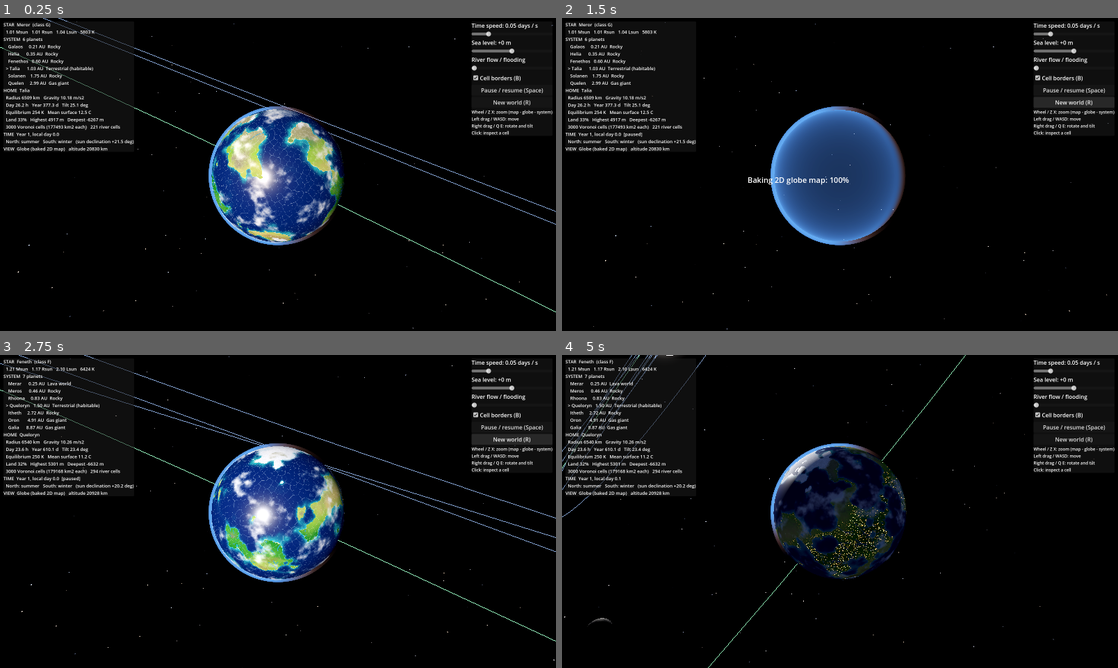
Above: before the commit, frames 1-4 (two rows, left to right).
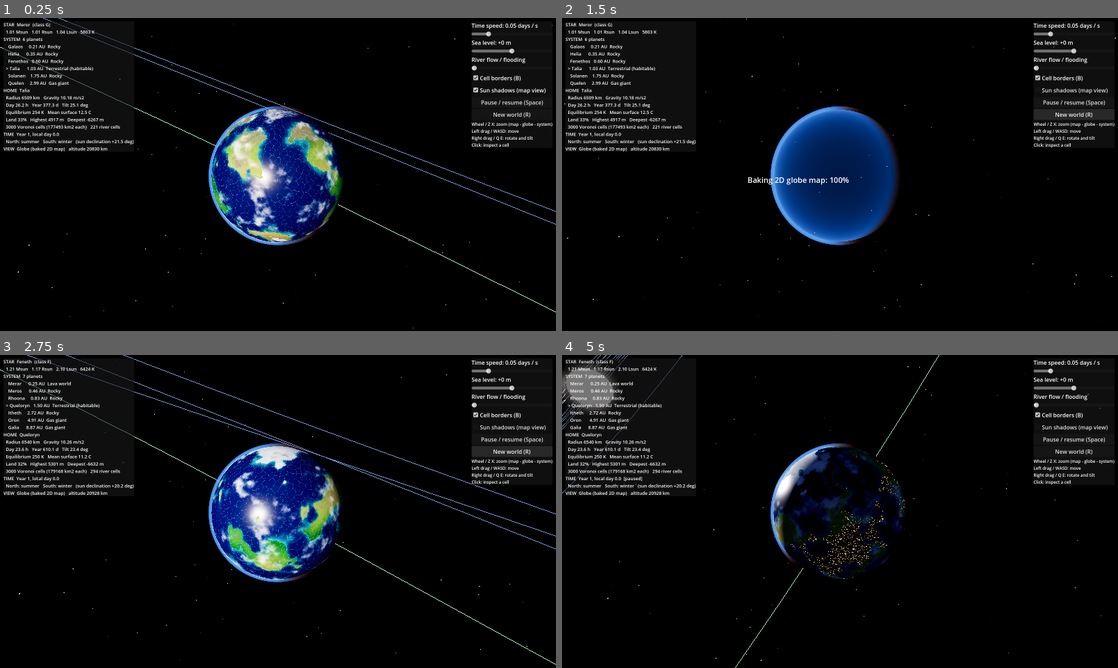
Above: after the commit, the same moments.

Repository: Sepiolina/Consensus_3D_MapIdea
Game: Godot game, scene res://main.tscn
The game is run twice, just before and just after one commit, with the same random seed, the same clock (stepped at 60 frames per second) and the same inputs.
Inputs (mouse positions are in pixels of both pictures, inside the frame that each line leads up to):
- Up to frame 1 (0.25 s): no input
- Up to frame 2 (1.5 s): click (1073, 89) at 0.5 s, where only the run after the commit has a clickable "Sun shadows (map view)"; click "New world (R)" at 1.25 s
- Up to frame 3 (2.75 s): click "New world (R)" at 2 s
- Up to frame 4 (5 s): tap Enter at 2.75 s; move the mouse to (962, 495) at 2.77 s; hold D 2.78-3.5 s; tap B at 2.85 s; click (962, 495) at 2.92 s; tap Space at 3.02 s; drag from (728, 527) to (812, 574) at 3.52 s; move the mouse to (895, 442) at 4.27 s; hold D from 4.28 s (still down); hold Q from 4.28 s (still down)

The runs differ from the first frame. In frame 1, 5.9% of the frame differs, in the area x 3-100%, y 1-100%; in frame 2, 9.0%, in the area x 0-100%, y 0-100%; in frame 3, 9.0%; in frame 4, 7.1%.

Commit message:
Terrace the terrain into flat levels; add houses, shadows and richer shading
Heights snap to plateaus every 300 m joined by short cliffs (mountains keep
their shape), with a relief curve that exaggerates lowlands so the levels
read clearly. Adds gabled-house towns, cliff strata, surf and fresnel on
water, aerial haze, sun shadows in the map view and tone-mapping tweaks.

Co-Authored-By: Claude Fable 5.2 <noreply@anthropic.com>
Claude-Session: https://claude.ai/code/session_017pKvAiD68wqopUCP3s5LFh

Diff:
--- a/scripts/main.gd
+++ b/scripts/main.gd
@@ -43,6 +43,7 @@
 var sea_level := 0.0
 var flood := 0.0
 var borders_on := true
+var shadows_on := true
 var season := 0.0
 var _prev_season := 0.0
 var _season_rising := true
@@ -93,9 +94,18 @@
 	env.sky = sky
 	env.ambient_light_source = Environment.AMBIENT_SOURCE_COLOR
 	env.ambient_light_color = Color(0.35, 0.42, 0.6)
-	env.ambient_light_energy = 0.22
-	env.tonemap_mode = Environment.TONE_MAPPER_FILMIC
+	env.ambient_light_energy = 0.3
+	env.tonemap_mode = Environment.TONE_MAPPER_ACES
+	env.tonemap_white = 6.0
 	env.glow_enabled = true
+	env.glow_intensity = 0.6
+	env.glow_bloom = 0.05
+	env.ssao_enabled = true # Forward+ only; ignored by the other renderers
+	env.ssao_radius = 0.6
+	env.ssao_intensity = 1.5
+	env.adjustment_enabled = true
+	env.adjustment_saturation = 1.12
+	env.adjustment_contrast = 1.05
 	var we := WorldEnvironment.new()
 	we.environment = env
 	add_child(we)
@@ -107,8 +117,12 @@
 	cam.make_current()
 
 	sun_light = DirectionalLight3D.new()
-	sun_light.light_energy = 1.5
-	sun_light.shadow_enabled = false
+	sun_light.light_energy = 1.6
+	sun_light.shadow_enabled = false # switched on in the close-up map view
+	sun_light.directional_shadow_mode = DirectionalLight3D.SHADOW_PARALLEL_4_SPLITS
+	sun_light.directional_shadow_blend_splits = true
+	sun_light.shadow_bias = 0.04
+	sun_light.shadow_normal_bias = 1.2
 	add_child(sun_light)
 
 	var atm := MeshInstance3D.new()
@@ -178,6 +192,12 @@
 	cb.focus_mode = Control.FOCUS_NONE
 	cb.toggled.connect(_on_borders)
 	box.add_child(cb)
+	var sb := CheckBox.new()
+	sb.text = "Sun shadows (map view)"
+	sb.button_pressed = true
+	sb.focus_mode = Control.FOCUS_NONE
+	sb.toggled.connect(_on_shadows)
+	box.add_child(sb)
 	var pause_btn := Button.new()
 	pause_btn.text = "Pause / resume (Space)"
 	pause_btn.focus_mode = Control.FOCUS_NONE
@@ -208,6 +228,10 @@
 
 func _on_borders(on: bool) -> void:
 	borders_on = on
+
+
+func _on_shadows(on: bool) -> void:
+	shadows_on = on
 
 
 func _on_pause() -> void:
@@ -528,6 +552,7 @@
 	view.set_shared("sea_level", sea_level)
 	view.set_shared("season", season)
 	view.set_shared("sun_dir_local", sun_local)
+	view.set_shared("sun_dir_world", sun_dir)
 	view.set_shared("wall_time", wall_time)
 	view.set_shared("flood", flood)
 	view.set_shared("border_strength", (1.0 if borders_on else 0.0))
@@ -562,6 +587,9 @@
 	cam.look_at_from_position(cam_pos, target, cam_up)
 
 	view.update_view(focus_local, cam_pos.length() - R, detail, 6)
+	# Terraces, trees and houses cast sun shadows once the 3D relief is up.
+	sun_light.shadow_enabled = shadows_on and detail > 0.5
+	sun_light.directional_shadow_max_distance = clampf(alt * 4.0, 40.0, 300.0)
 
 	# The glow quad faces the camera and never shrinks below a few pixels.
 	var star_dist := (star_pos - cam_pos).length()
--- a/scripts/planet_view.gd
+++ b/scripts/planet_view.gd
@@ -9,11 +9,13 @@
 const WorldGen = preload("res://scripts/world_gen.gd")
 
 const R := 100.0
-const HEIGHT_SCALE := 0.0004 # keep in sync with common.gdshaderinc
+const RELIEF_MAX := 3.6    # keep in sync with common.gdshaderinc
+const RELIEF_H0 := 2500.0
 const SEA_FLOOR := 1.0
-const SUB := 4               # subdivisions of each fan triangle
+const SUB := 6               # subdivisions of each fan triangle
 const BORDER_W := 0.035
 const MAX_TREES := 70
+const MAX_HOUSES := 26
 
 var world: WorldGen
 var detail := 0.0
@@ -27,6 +29,7 @@
 var border_mat: ShaderMaterial
 var select_mat: ShaderMaterial
 var tree_mat: ShaderMaterial
+var house_mat: ShaderMaterial
 var cloud_mat: ShaderMaterial
 
 var globe: MeshInstance3D
@@ -34,6 +37,7 @@
 var cells_root: Node3D
 var selection: MeshInstance3D
 var tree_mesh: CylinderMesh
+var house_mesh: BoxMesh
 
 var loaded := {}       # cell index -> MeshInstance3D
 var queue: Array = []  # cell indices waiting to be built, nearest first
@@ -58,6 +62,7 @@
 	border_mat = _new_mat("res://shaders/border.gdshader")
 	select_mat = _new_mat("res://shaders/border.gdshader")
 	tree_mat = _new_mat("res://shaders/tree.gdshader")
+	house_mat = _new_mat("res://shaders/house.gdshader")
 	cloud_mat = _new_mat("res://shaders/clouds.gdshader")
 	globe_mat.set_shader_parameter("data_tex", world.data_tex)
 	globe_mat.set_shader_parameter("mask_tex", world.mask_tex)
@@ -100,6 +105,11 @@
 	tree_mesh.rings = 1
 	tree_mesh.cap_top = false
 
+	# A box with a middle ring of vertices; the shader pinches the top into a gable roof.
+	house_mesh = BoxMesh.new()
+	house_mesh.size = Vector3(0.11, 0.13, 0.15)
+	house_mesh.subdivide_height = 1
+
 
 ## Sets a uniform on every planet material (those without it ignore the call).
 func set_shared(param: String, value: Variant) -> void:
@@ -109,10 +119,9 @@
 
 
 static func disp(h: float) -> float:
-	var d := h * HEIGHT_SCALE
 	if h >= 0.0:
-		return d
-	return -SEA_FLOOR * (1.0 - exp(d / SEA_FLOOR))
+		return RELIEF_MAX * (1.0 - exp(-h / RELIEF_H0))
+	return -SEA_FLOOR * (1.0 - exp(h * RELIEF_MAX / RELIEF_H0 / SEA_FLOOR))
 
 
 ## Rendered surface radius (land or sea surface) under planet-space direction `dir`.
@@ -261,8 +270,9 @@
 				var wc := 1.0 - float(r) / SUB
 				var d := (pc * wc + pa * wa + pb * wb).normalized()
 				var dz: float = w.detail_noise.get_noise_3dv(d * WorldGen.NOISE_FREQ) * (rgc * wc + rga * wa + rgb * wb)
-				var h := hc * wc + ha * wa + hb * wb + dz
-				var t := tc * wc + ta * wa + tb * wb - 0.0065 * dz
+				var h_smooth := hc * wc + ha * wa + hb * wb
+				var h := WorldGen.level_height(h_smooth + dz)
+				var t := tc * wc + ta * wa + tb * wb - 0.0065 * (h - h_smooth)
 				tv.append(d * R)
 				tn.append(d)
 				tuv.append(Vector2(h / 10000.0, t / 50.0))
@@ -324,8 +334,8 @@
 	var mi := MeshInstance3D.new()
 	mi.mesh = mesh
 	mi.extra_cull_margin = 6.0
-	mi.cast_shadow = GeometryInstance3D.SHADOW_CASTING_SETTING_OFF
 	_add_trees(mi, c)
+	_add_houses(mi, c)
 	return mi
 
 
@@ -415,7 +425,46 @@
 	mmi.multimesh = mm
 	mmi.material_override = tree_mat
 	mmi.extra_cull_margin = 6.0
-	mmi.cast_shadow = GeometryInstance3D.SHADOW_CASTING_SETTING_OFF
+	parent.add_child(mmi)
+
+
+## A small town of gabled houses clustered on one spot of every well-populated cell.
+func _add_houses(parent: MeshInstance3D, c: int) -> void:
+	var w := world
+	var count := int(w.pop[c] * MAX_HOUSES)
+	if count < 4:
+		return
+	var rng := RandomNumberGenerator.new()
+	rng.seed = w.seed_value * 53 + c
+	var corners: PackedInt32Array = w.cell_corner[c]
+	var pc: Vector3 = w.sites[c]
+	var toward: Vector3 = w.corner_pos[corners[rng.randi() % corners.size()]]
+	var centre := pc.lerp(toward, rng.randf_range(0.15, 0.5)).normalized()
+	var ax := centre.cross(Vector3.UP if absf(centre.y) < 0.9 else Vector3.RIGHT).normalized()
+	var az := ax.cross(centre)
+	var mm := MultiMesh.new()
+	mm.transform_format = MultiMesh.TRANSFORM_3D
+	mm.use_custom_data = true
+	mm.mesh = house_mesh
+	mm.instance_count = count
+	for k in count:
+		var ang := rng.randf() * TAU
+		var dist := sqrt(rng.randf()) * 0.55
+		var d := (centre * R + ax * cos(ang) * dist + az * sin(ang) * dist).normalized()
+		w.sample(d, c)
+		var h := w.s_h
+		if h > 2500.0:
+			h = -99999.0 # hidden by the shader
+		var yaw := rng.randf() * TAU
+		var x := (ax * cos(yaw) + az * sin(yaw))
+		x = (x - d * x.dot(d)).normalized()
+		mm.set_instance_transform(k, Transform3D(Basis(x, d, x.cross(d)), d * R))
+		var hemi := clampf(d.y * 6.0, -1.0, 1.0)
+		mm.set_instance_custom_data(k, Color(h / 10000.0, w.s_t / 50.0, w.s_a * hemi / 50.0, rng.randf()))
+	var mmi := MultiMeshInstance3D.new()
+	mmi.multimesh = mm
+	mmi.material_override = house_mat
+	mmi.extra_cull_margin = 6.0
 	parent.add_child(mmi)
 
 
--- a/scripts/world_gen.gd
+++ b/scripts/world_gen.gd
@@ -11,6 +11,8 @@
 const TEX_H := 512
 const NOISE_FREQ := 38.0
 const RIVER_MIN_FLOW := 2000.0 # m3/s
+const LEVEL_STEP := 300.0  # metres between terrace levels
+const LEVEL_RAMP := 0.16   # half-width of the cliff between two levels, as a fraction of a step
 const STEP_NAMES := ["Voronoi cells", "Tectonic plates and elevation", "Climate", "Rivers", "Biomes and geology"]
 
 enum Rock { BASALT, GRANITE, SANDSTONE, LIMESTONE, METAMORPHIC, ANDESITE, VOLCANIC }
@@ -745,6 +747,16 @@
 
 # ---------------------------------------------------------------- Queries
 
+## Snaps a raw height to flat terrace levels (plateaus at 150 m, 450 m, 750 m ... and
+## -150 m, -450 m ... under water) joined by short cliffs. The coastline (0 m) sits in
+## the middle of a cliff, and high mountains keep their natural shape.
+static func level_height(h: float) -> float:
+	var y := h / LEVEL_STEP + 0.5
+	var b := floorf(y)
+	var t := (b - 0.5 + smoothstep(0.5 - LEVEL_RAMP, 0.5 + LEVEL_RAMP, y - b)) * LEVEL_STEP
+	return lerpf(t, h, smoothstep(2000.0, 3200.0, h))
+
+
 ## Nearest site to unit vector `d`, by walking the neighbour graph from `start`.
 func locate(d: Vector3, start: int) -> int:
 	var cur := clampi(start, 0, n_cells - 1)
@@ -805,8 +817,8 @@
 			r = r * cw + corner_rug[ia] * sa + corner_rug[ib] * sb
 			s_wc = cw
 	var dz := detail_noise.get_noise_3dv(d * NOISE_FREQ) * r
-	s_h = h + dz
-	s_t = t - 0.0065 * dz
+	s_h = level_height(h + dz)
+	s_t = t - 0.0065 * (s_h - h)
 	s_a = a
 	s_p = p
 	return c
--- /dev/null
+++ b/shaders/house.gdshader
@@ -0,0 +1,45 @@
+// MultiMesh houses: a subdivided box whose top ring is pinched into a gable roof.
+// INSTANCE_CUSTOM = (height/10000, mean temp/50, signed seasonal amp/50, random).
+shader_type spatial;
+render_mode cull_disabled;
+
+#include "res://shaders/common.gdshaderinc"
+
+varying float v_y;
+varying float v_rand;
+varying float v_night;
+varying float v_tnow;
+
+void vertex() {
+	float h = INSTANCE_CUSTOM.r * 10000.0;
+	v_tnow = (INSTANCE_CUSTOM.g + INSTANCE_CUSTOM.b * season) * 50.0;
+	v_rand = INSTANCE_CUSTOM.a;
+	vec3 p = VERTEX;
+	v_y = p.y;
+	if (p.y > 0.01) {
+		p.x = 0.0; // roof ridge
+		p.y *= 0.85;
+	}
+	p.y += 0.065;
+	float grow = (0.8 + 0.5 * v_rand) * smoothstep(0.5, 0.95, detail);
+	if (h < sea_level + 3.0) {
+		grow = 0.0; // drowned
+	}
+	p *= grow;
+	p.y += disp(h) * detail; // local +Y is the planet's radial direction
+	vec3 up = normalize((MODEL_MATRIX * vec4(0.0, 1.0, 0.0, 0.0)).xyz);
+	v_night = 1.0 - smoothstep(-0.12, 0.08, dot(up, sun_dir_world));
+	VERTEX = p;
+}
+
+void fragment() {
+	float roof = smoothstep(0.0, 0.004, v_y);
+	vec3 wall = mix(vec3(0.94, 0.89, 0.77), vec3(0.83, 0.78, 0.70), v_rand);
+	vec3 tiles = mix(vec3(0.80, 0.30, 0.17), vec3(0.58, 0.34, 0.22), v_rand);
+	tiles = mix(tiles, vec3(0.95, 0.97, 1.0), (1.0 - smoothstep(-4.0, 0.0, v_tnow)) * 0.85);
+	ALBEDO = haze(mix(wall, tiles, roof), VERTEX);
+	ROUGHNESS = 0.9;
+	SPECULAR = 0.1;
+	EMISSION = vec3(1.0, 0.70, 0.32) * (1.0 - roof) * v_night * 0.9;
+	NORMAL = facet_normal(dFdx(VERTEX), dFdy(VERTEX), VIEW);
+}
--- a/shaders/river.gdshader
+++ b/shaders/river.gdshader
@@ -34,7 +34,7 @@
 	}
 	vec3 col = mix(vec3(0.16, 0.50, 0.76), vec3(0.46, 0.40, 0.28), clamp(v_flood, 0.0, 1.0) * 0.6);
 	col = mix(col, vec3(0.85, 0.92, 0.97), 1.0 - smoothstep(-6.0, -3.0, v_tnow));
-	ALBEDO = col;
+	ALBEDO = haze(col, VERTEX);
 	ROUGHNESS = 0.3;
 	SPECULAR = 0.5;
 }
--- a/shaders/terrain.gdshader
+++ b/shaders/terrain.gdshader
@@ -24,16 +24,23 @@
 	vec3 d = normalize(v_dir);
 	float tnow = temp_now(v_tmean, v_tamp, d);
 	vec3 col = land_color(v_h, tnow, v_tmean, v_precip, d, COLOR.rgb);
+
+	// Faceted low-poly normals; steep facets (terrace cliffs, mountain sides) show
+	// banded bedrock instead of vegetation.
+	float relief = clamp(detail * 1.5, 0.0, 1.0);
+	vec3 smooth_n = normalize(NORMAL);
+	vec3 fn = facet_normal(dFdx(VERTEX), dFdy(VERTEX), VIEW);
+	float slope = 1.0 - clamp(dot(fn, smooth_n), 0.0, 1.0);
+	float cliff = smoothstep(0.05, 0.16, slope) * relief;
+	float strata = 0.82 + 0.18 * step(0.5, fract(v_h / 45.0 + vnoise(d * 90.0) * 0.6));
+	vec3 rock = COLOR.rgb * strata * 1.15;
+	float frozen = 1.0 - smoothstep(-5.0, 0.5, tnow);
+	col = mix(col, mix(rock, vec3(0.9, 0.93, 0.97), frozen * 0.5), cliff * 0.9);
+
 	col *= mix(1.0, 0.55, smoothstep(0.0, 800.0, sea_level - v_h)); // darker sea bed
-	ALBEDO = col;
+	ALBEDO = haze(col, VERTEX);
 	ROUGHNESS = 0.95;
 	SPECULAR = 0.15;
-	EMISSION = v_h > sea_level ? night_lights(d, COLOR.a) : vec3(0.0);
-
-	// Faceted low-poly normals, facing the viewer whatever the winding.
-	vec3 fn = normalize(cross(dFdx(VERTEX), dFdy(VERTEX)));
-	if (dot(fn, VIEW) < 0.0) {
-		fn = -fn;
-	}
-	NORMAL = normalize(mix(NORMAL, fn, clamp(detail * 1.5, 0.0, 1.0)));
+	EMISSION = v_h > sea_level ? night_lights(d, COLOR.a) * (1.0 - relief * 0.7) : vec3(0.0);
+	NORMAL = normalize(mix(smooth_n, fn, relief));
 }
--- a/shaders/tree.gdshader
+++ b/shaders/tree.gdshader
@@ -6,6 +6,7 @@
 varying float v_tnow;
 varying float v_tmean;
 varying float v_rand;
+varying float v_up;
 
 void vertex() {
 	float h = INSTANCE_CUSTOM.r * 10000.0;
@@ -19,6 +20,7 @@
 	float broad = smoothstep(8.0, 16.0, v_tmean);
 	vec3 p = VERTEX;
 	p.y += 0.17;
+	v_up = p.y / 0.34;
 	p.xz *= mix(1.0, 1.45, broad);
 	p.y *= mix(1.0, 0.78, broad);
 	p *= grow;
@@ -35,7 +37,9 @@
 	float dormant = (1.0 - smoothstep(1.0, 9.0, v_tnow)) * temperate;
 	col = mix(col, vec3(0.66, 0.36, 0.10), dormant * 0.8);
 	col = mix(col, vec3(0.93, 0.96, 1.0), (1.0 - smoothstep(-4.0, 0.0, v_tnow)) * 0.75);
-	ALBEDO = col * (0.85 + 0.3 * v_rand);
+	// Darker skirt, sunlit tip.
+	col *= (0.85 + 0.3 * v_rand) * mix(0.62, 1.18, clamp(v_up, 0.0, 1.0));
+	ALBEDO = haze(col, VERTEX);
 	ROUGHNESS = 0.9;
 	SPECULAR = 0.1;
 }
--- a/shaders/water.gdshader
+++ b/shaders/water.gdshader
@@ -27,9 +27,23 @@
 	depth = max(depth, 0.0);
 	vec3 d = normalize(v_dir);
 	float tnow = temp_now(v_tmean, v_tamp, d);
-	float ripple = vnoise(d * 900.0 + vec3(wall_time * 0.6, 0.0, wall_time * 0.4));
-	ALBEDO = water_color(depth, tnow) * (0.93 + 0.14 * ripple);
-	ALPHA = mix(0.72, 0.97, 1.0 - exp(-depth / 350.0));
-	ROUGHNESS = 0.25;
-	SPECULAR = 0.6;
+	float ice = 1.0 - smoothstep(-7.0, -2.5, tnow);
+	vec3 col = water_color(depth, tnow);
+
+	// Soft swell plus bands of surf rolling onto the shore.
+	float swell = fbm(d * 260.0 + vec3(wall_time * 0.15, 0.0, wall_time * 0.1));
+	col *= 0.9 + 0.2 * swell;
+	float shore = 1.0 - smoothstep(0.0, 110.0, depth);
+	float surf = sin(depth * 0.16 - wall_time * 1.4 + swell * 5.0) * 0.5 + 0.5;
+	float foam = shore * smoothstep(0.62, 0.95, surf) * (1.0 - ice);
+	col = mix(col, vec3(1.0), foam * 0.75);
+
+	// Fresnel: grazing views reflect the sky.
+	float fres = pow(1.0 - clamp(dot(normalize(NORMAL), VIEW), 0.0, 1.0), 4.0);
+	col = mix(col, vec3(0.70, 0.84, 0.97), fres * 0.5 * (1.0 - ice));
+
+	ALBEDO = haze(col, VERTEX);
+	ALPHA = clamp(mix(0.70, 0.97, 1.0 - exp(-depth / 350.0)) + foam * 0.3 + fres * 0.2, 0.0, 1.0);
+	ROUGHNESS = mix(0.12, 0.7, ice);
+	SPECULAR = 0.7;
 }
Not shown, changed: shaders/common.gdshaderinc
